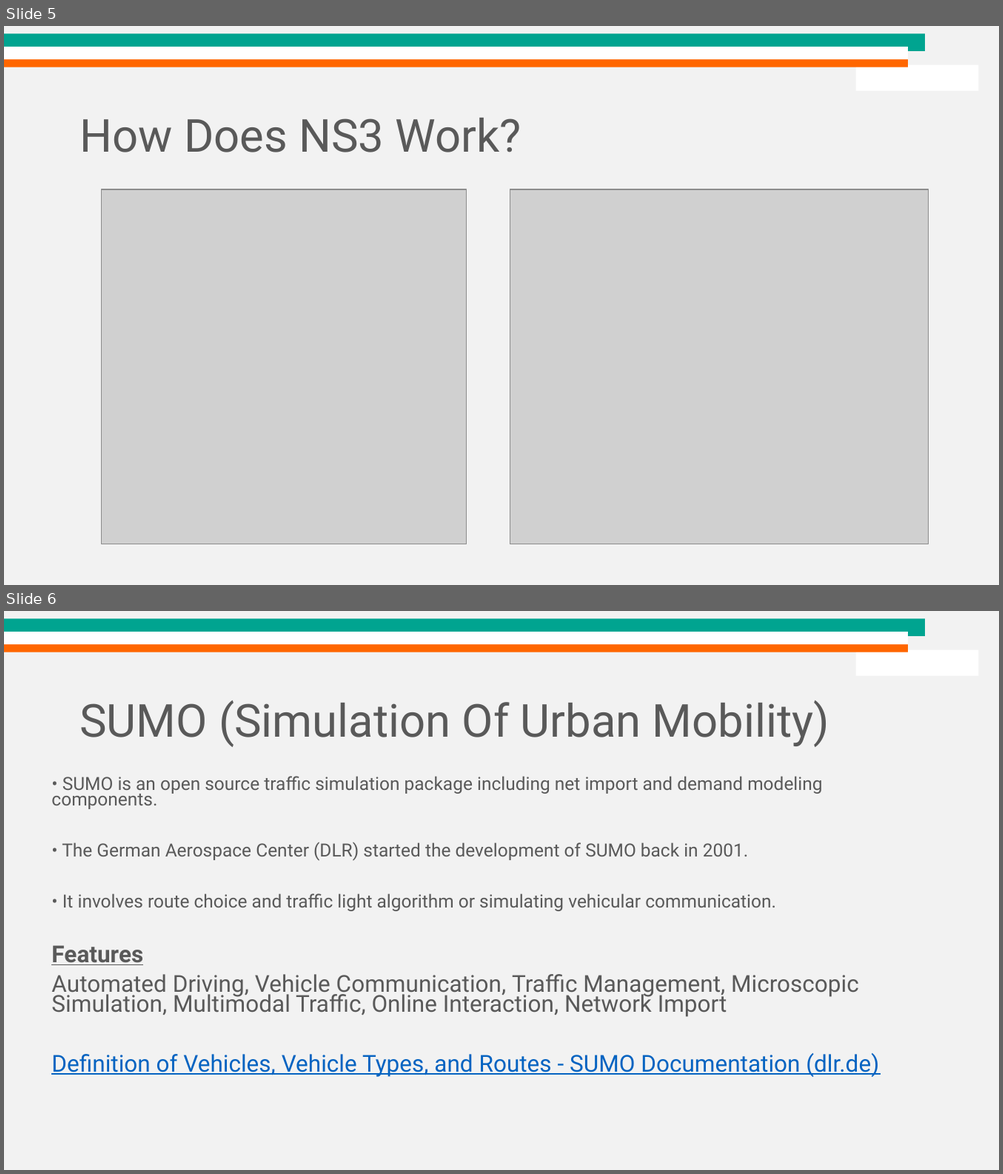
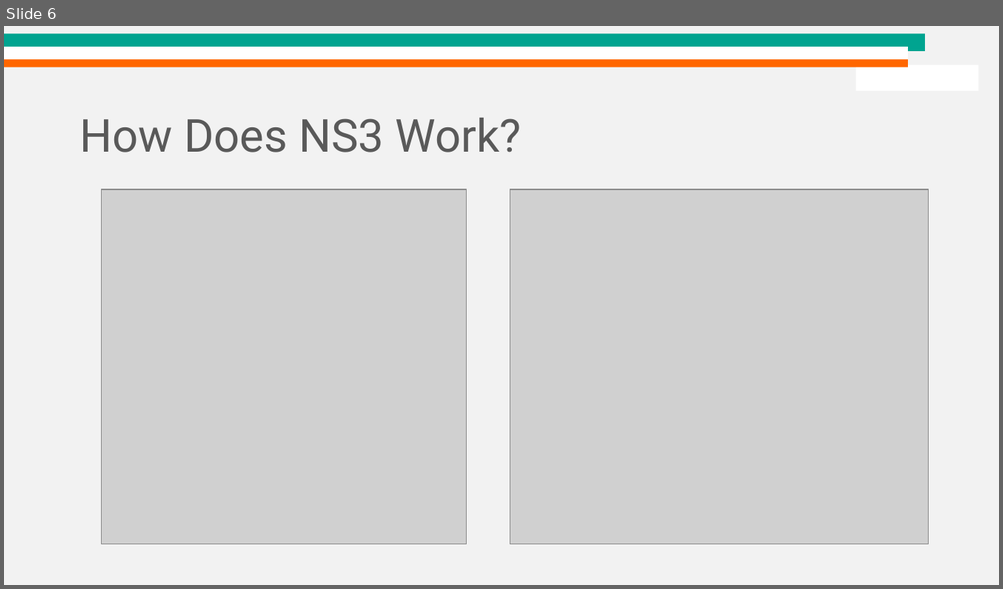
Before and after one commit to dream-lab/acm-school-iot-2021, a slide deck: IoT Simulators.pptx. Shown one above the other, each under a label of ours: slides 5 and 6 before the commit, slide 6 after it. The pictures are 1003x1174 and 1003x589 pixels, drawn with LibreOffice and Linux fonts; fonts in the diff are those of the drawing; grey boxes stand for pictures; background and template pictures are left out. Boxes give left, top, right and bottom in pixels: in the first picture for what was removed or moved away, otherwise in the second. Text is boxed around its words. In the diff, an @@ line names an element or a change of style, - is before the commit and + after.

```diff
--- a/IoT Simulators.pptx
+++ b/IoT Simulators.pptx
@@ slide 6 removed at [4, 611, 999, 1170], background #F2F2F2; not listed: 4 template elements that a slide beside it also shows @@
@@ title removed at [79, 701, 829, 747] @@
-SUMO (Simulation Of Urban Mobility)
@@ text removed at [51, 776, 879, 1077] @@
-• SUMO is an open source traffic simulation package including net import and demand modeling components.
-• The German Aerospace Center (DLR) started the development of SUMO back in 2001.
-• It involves route choice and traffic light algorithm or simulating vehicular communication.
-Features
-Automated Driving, Vehicle Communication, Traffic Management, Microscopic Simulation, Multimodal Traffic, Online Interaction, Network Import
-Definition of Vehicles, Vehicle Types, and Routes - SUMO Documentation (dlr.de)
@@ what was slide 5 is now slide 6 @@
```
Also in this commit, not shown: 4 slides changed, 7 slides added, 6 other slides removed, 4 other files.
